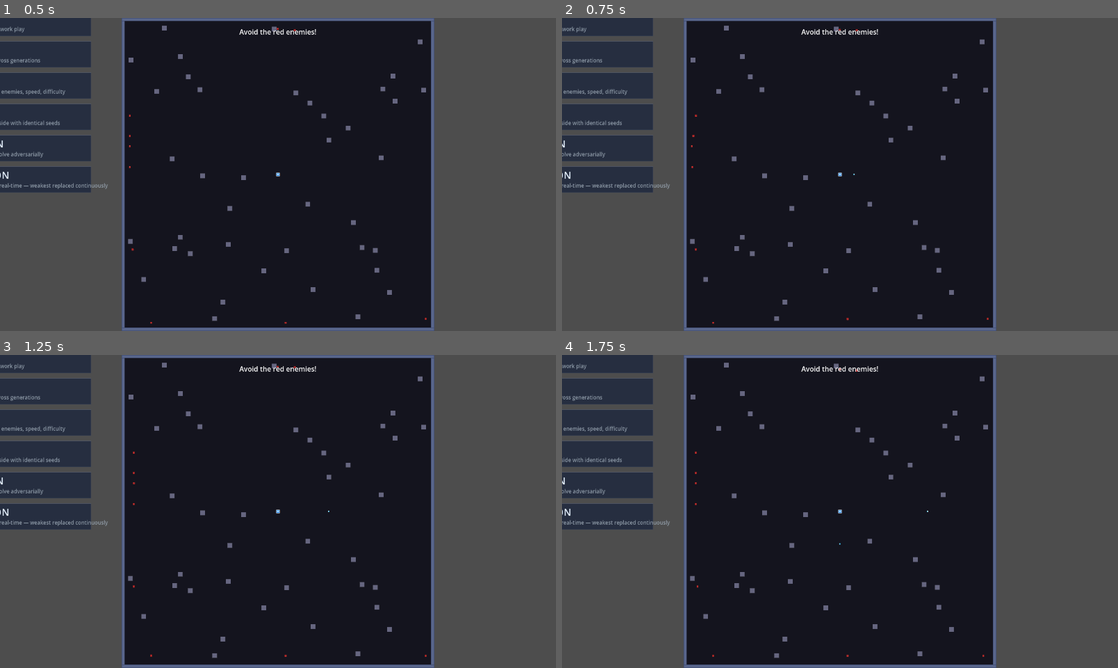
Above: before the commit, frames 1-4 (two rows, left to right).
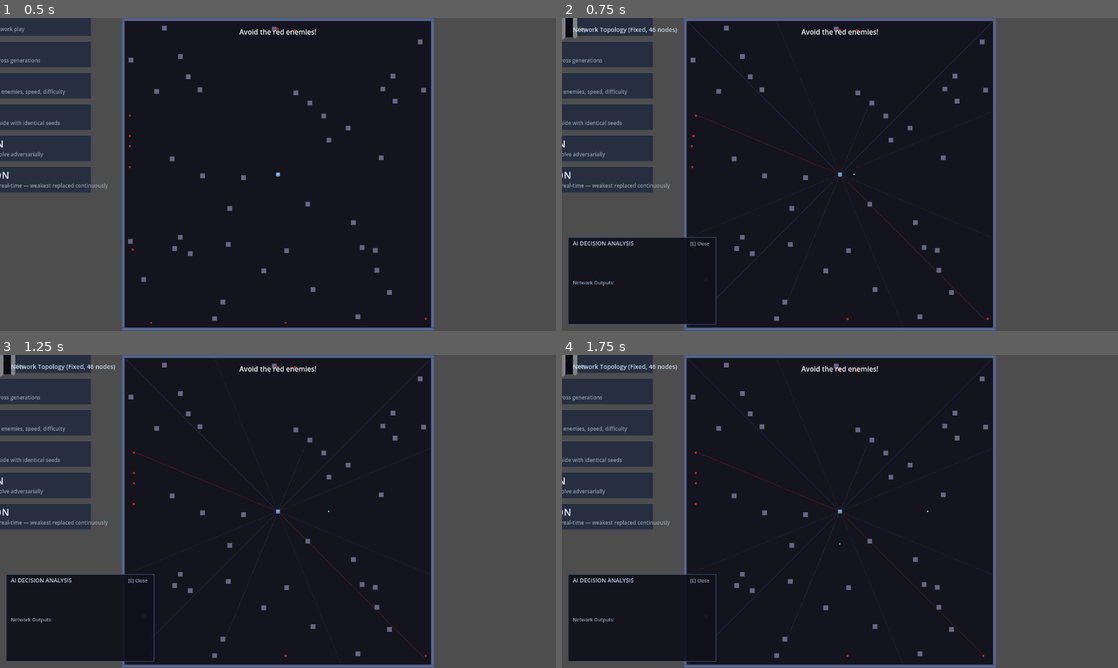
Above: after the commit, the same moments.

Repository: aryavolkan/evolve
Game: Godot game, scene res://main.tscn
Two runs of this game, one before a commit and one after it. Both use one fixed random seed, a clock stepped at 60 frames per second and the inputs below.
Inputs (mouse positions are in pixels of both pictures, inside the frame that each line leads up to):
- Up to frame 1 (0.5 s): no input
- Up to frame 2 (0.75 s): tap Enter (ui_accept) at 0.5 s; move the mouse to (962, 158) at 0.52 s; hold D (shoot_right) from 0.53 s (still down); hold E from 0.53 s (still down); click (962, 158) at 0.67 s
- Up to frame 3 (1.25 s): keep holding D (shoot_right); keep holding E; tap Enter (ui_accept) at 0.77 s
- Up to frame 4 (1.75 s): move the mouse to (728, 527) at 1.27 s; release D (shoot_right) at 1.28 s; release E at 1.28 s; hold S (shoot_down) from 1.28 s (still down); tap E at 1.35 s; click (728, 527) at 1.42 s; tap Enter (ui_accept) at 1.52 s

Frame 1 is identical in both runs. In frame 2, 6.7% of the frame differs, in the area x 0-78%, y 0-99%; in frame 3, 6.7%; in frame 4, 6.7%.
Error after the commit: Invalid access to property or key 'kind' on a base object of type 'Dictionary'. (res://ui/educational_overlay.gd:135)

Commit message:
feat: add educational mode with AI decision narration overlay
Press E during playback or rtNEAT (with inspected agent) to toggle
annotated AI decision analysis: threat detection, movement intent,
shooting action, active power-ups, and network output bar chart.
Auto-shows sensor rays and network visualizer, highlights most
significant sensor ray.

Co-Authored-By: Claude Opus 4.6 <noreply@anthropic.com>

Diff:
--- a/main.gd
+++ b/main.gd
@@ -28,6 +28,7 @@
 var sandbox_panel: Control = null
 var comparison_panel: Control = null
 var network_visualizer: Control = null
+var educational_overlay: Control = null
 var game_started: bool = false  # False until player selects mode from title screen
 
 # Bonus points - kills/powerups dominate, survival is minor
@@ -334,6 +335,14 @@
 	network_visualizer.set_anchors_preset(Control.PRESET_FULL_RECT)
 	network_visualizer.visible = false
 
+	# Educational overlay
+	var EduOverlayScript = preload("res://ui/educational_overlay.gd")
+	educational_overlay = EduOverlayScript.new()
+	educational_overlay.name = "EducationalOverlay"
+	$CanvasLayer/UI.add_child(educational_overlay)
+	educational_overlay.set_anchors_preset(Control.PRESET_FULL_RECT)
+	educational_overlay.visible = false
+
 
 func show_title_screen() -> void:
 	## Show title screen and pause game.
@@ -502,6 +511,23 @@
 				network_visualizer.set_fixed_network(net)
 
 
+func _toggle_educational_mode() -> void:
+	## Toggle the educational narration overlay.
+	if not educational_overlay:
+		return
+	educational_overlay.visible = not educational_overlay.visible
+	if educational_overlay.visible:
+		# Auto-show sensor visualizer and network visualizer
+		if sensor_visualizer and not sensor_visualizer.enabled:
+			sensor_visualizer.toggle()
+		if network_visualizer and not network_visualizer.visible:
+			_toggle_network_visualizer()
+	else:
+		# Clear ray highlighting when disabling
+		if sensor_visualizer:
+			sensor_visualizer.highlighted_ray = -1
+
+
 func _start_auto_training() -> void:
 	## Start training automatically (for headless sweep runs)
 	if training_manager:
@@ -571,6 +597,29 @@
 	if network_visualizer and Input.is_physical_key_pressed(KEY_N):
 		if _key_just_pressed("net_viz"):
 			_toggle_network_visualizer()
+
+	# Educational mode toggle (E key)
+	if educational_overlay and Input.is_physical_key_pressed(KEY_E):
+		if _key_just_pressed("edu_mode"):
+			_toggle_educational_mode()
+
+	# Feed data to educational overlay each frame when visible
+	if educational_overlay and educational_overlay.visible and training_manager:
+		var controller = null
+		var sensor = null
+		var mode = training_manager.get_mode()
+		if mode == training_manager.Mode.PLAYBACK and training_manager.ai_controller:
+			controller = training_manager.ai_controller
+			sensor = training_manager.ai_controller.sensor
+		elif mode == training_manager.Mode.RTNEAT and training_manager.rtneat_mgr:
+			var idx: int = training_manager.rtneat_mgr.inspected_agent_index
+			if idx >= 0 and idx < training_manager.rtneat_mgr.controllers.size():
+				controller = training_manager.rtneat_mgr.controllers[idx]
+				sensor = training_manager.rtneat_mgr.sensors[idx]
+		if controller:
+			educational_overlay.update_from_controller(controller, sensor)
+			if sensor_visualizer:
+				sensor_visualizer.highlighted_ray = educational_overlay.get_highlight_ray()
 
 	if game_over:
 		if entering_name:
@@ -1474,7 +1523,7 @@
 		]
 		ai_status_label.add_theme_color_override("font_color", Color.ORANGE)
 	elif mode_str == "PLAYBACK":
-		ai_status_label.text = "PLAYBACK | Watching best AI\n[P]=Stop [H]=Human [V]=Sensors [N]=Network"
+		ai_status_label.text = "PLAYBACK | Watching best AI\n[P]=Stop [H]=Human [V]=Sensors [N]=Network [E]=Educate"
 		ai_status_label.add_theme_color_override("font_color", Color.CYAN)
 	elif mode_str == "GENERATION_PLAYBACK":
 		ai_status_label.text = "GENERATION %d/%d\n[SPACE]=Next [G]=Restart [H]=Human" % [
--- /dev/null
+++ b/test/test_educational.gd
@@ -0,0 +1,109 @@
+extends "res://test/test_base.gd"
+
+## Tests for ui/educational_overlay.gd
+
+var OverlayScript = preload("res://ui/educational_overlay.gd")
+
+
+func _run_tests() -> void:
+	print("\n[Educational Overlay Tests]")
+
+	_test("creates_without_error", func():
+		var overlay = OverlayScript.new()
+		assert_not_null(overlay)
+		overlay.free()
+	)
+
+	_test("starts_hidden_after_ready", func():
+		var overlay = OverlayScript.new()
+		# Simulate _ready() which sets visible = false
+		overlay._ready()
+		assert_false(overlay.visible, "Should be hidden after _ready")
+		overlay.free()
+	)
+
+	_test("analyze_threats_detects_enemy", func():
+		var overlay = OverlayScript.new()
+		# Build synthetic inputs: 86 values, all zero
+		var inputs := PackedFloat32Array()
+		inputs.resize(86)
+		inputs.fill(0.0)
+		# Ray 5: enemy at 70% proximity, queen type (1.0)
+		var base := 5 * 5  # ray 5 * INPUTS_PER_RAY
+		inputs[base] = 0.7      # enemy_dist
+		inputs[base + 1] = 1.0  # enemy_type (queen)
+		var result: Dictionary = overlay._analyze_threats(inputs)
+		assert_eq(result.ray_index, 5, "Should detect ray 5")
+		assert_eq(result.kind, "enemy", "Should be enemy kind")
+		assert_approx(result.dist_value, 0.7, 0.01, "Distance should be 0.7")
+		assert_approx(result.type_value, 1.0, 0.01, "Type should be 1.0 (queen)")
+		overlay.free()
+	)
+
+	_test("analyze_threats_detects_powerup_when_no_enemy", func():
+		var overlay = OverlayScript.new()
+		var inputs := PackedFloat32Array()
+		inputs.resize(86)
+		inputs.fill(0.0)
+		# Ray 10: powerup at 60% proximity
+		var base := 10 * 5
+		inputs[base + 3] = 0.6  # powerup_dist
+		var result: Dictionary = overlay._analyze_threats(inputs)
+		assert_eq(result.ray_index, 10, "Should detect ray 10")
+		assert_eq(result.kind, "powerup", "Should be powerup kind")
+		assert_approx(result.dist_value, 0.6, 0.01)
+		overlay.free()
+	)
+
+	_test("analyze_threats_returns_none_for_empty", func():
+		var overlay = OverlayScript.new()
+		var inputs := PackedFloat32Array()
+		inputs.resize(86)
+		inputs.fill(0.0)
+		var result: Dictionary = overlay._analyze_threats(inputs)
+		assert_eq(result.kind, "none", "Should be none when no detections")
+		assert_eq(result.ray_index, -1, "Ray index should be -1")
+		overlay.free()
+	)
+
+	_test("describe_shooting_fires_strongest", func():
+		var overlay = OverlayScript.new()
+		# outputs: [move_x, move_y, shoot_up, shoot_down, shoot_left, shoot_right]
+		var outputs := PackedFloat32Array([0.0, 0.0, 0.1, 0.85, 0.2, 0.05])
+		var text: String = overlay._describe_shooting(outputs)
+		assert_true(text.contains("DOWN"), "Should mention DOWN direction")
+		assert_true(text.contains("0.85"), "Should mention output value")
+		overlay.free()
+	)
+
+	_test("describe_shooting_no_fire_below_threshold", func():
+		var overlay = OverlayScript.new()
+		var outputs := PackedFloat32Array([0.0, 0.0, -0.5, -0.3, -0.8, -0.1])
+		var text: String = overlay._describe_shooting(outputs)
+		assert_eq(text, "Not shooting", "All negative outputs should mean no shooting")
+		overlay.free()
+	)
+
+	_test("describe_state_shows_invincible", func():
+		var overlay = OverlayScript.new()
+		var inputs := PackedFloat32Array()
+		inputs.resize(86)
+		inputs.fill(0.0)
+		inputs[82] = 1.0  # PLAYER_STATE_OFFSET + 2 = invincible
+		var text: String = overlay._describe_state(inputs)
+		assert_true(text.contains("INVINCIBLE"), "Should show INVINCIBLE state")
+		overlay.free()
+	)
+
+	_test("describe_state_shows_multiple", func():
+		var overlay = OverlayScript.new()
+		var inputs := PackedFloat32Array()
+		inputs.resize(86)
+		inputs.fill(0.0)
+		inputs[82] = 1.0  # invincible
+		inputs[83] = 1.0  # speed boost
+		var text: String = overlay._describe_state(inputs)
+		assert_true(text.contains("INVINCIBLE"), "Should show INVINCIBLE")
+		assert_true(text.contains("SPEED BOOST"), "Should show SPEED BOOST")
+		overlay.free()
+	)
--- a/test/test_runner.gd
+++ b/test/test_runner.gd
@@ -78,6 +78,7 @@
 		preload("res://test/test_training_config.gd"),
 		preload("res://test/test_arena_pool.gd"),
 		preload("res://test/test_rtneat.gd"),
+		preload("res://test/test_educational.gd"),
 	]
 
 	for suite_script in test_suites:
--- /dev/null
+++ b/ui/educational_overlay.gd
@@ -0,0 +1,325 @@
+extends Control
+
+## Educational mode overlay: narrates AI decisions in plain text.
+## Shows threat detection, movement intent, shooting action, and active power-ups.
+## Includes a horizontal bar chart of the 6 network outputs.
+##
+## Toggle with E key during playback or rtNEAT (with inspected agent).
+
+# Panel dimensions
+const PANEL_WIDTH: float = 340.0
+const PANEL_HEIGHT: float = 200.0
+const PANEL_MARGIN: float = 15.0
+
+# Colors
+const BG_COLOR := Color(0.06, 0.06, 0.1, 0.92)
+const BORDER_COLOR := Color(0.3, 0.4, 0.6, 0.8)
+const THREAT_COLOR := Color(1.0, 0.3, 0.3, 1.0)
+const MOVE_COLOR := Color(0.4, 0.6, 1.0, 1.0)
+const SHOOT_COLOR := Color(1.0, 0.7, 0.2, 1.0)
+const STATE_COLOR := Color(0.3, 1.0, 0.5, 1.0)
+const HEADER_COLOR := Color(0.8, 0.85, 0.95, 1.0)
+const BAR_POS_COLOR := Color(0.3, 0.5, 1.0, 0.8)
+const BAR_NEG_COLOR := Color(1.0, 0.3, 0.3, 0.8)
+const LABEL_COLOR := Color(0.6, 0.65, 0.75, 1.0)
+
+# Sensor constants (mirror ai/sensor.gd)
+const NUM_RAYS: int = 16
+const INPUTS_PER_RAY: int = 5
+const PLAYER_STATE_OFFSET: int = 80  # NUM_RAYS * INPUTS_PER_RAY
+
+# Output labels
+const OUTPUT_LABELS: PackedStringArray = ["MX", "MY", "SU", "SD", "SL", "SR"]
+const SHOOT_DIR_NAMES: PackedStringArray = ["UP", "DOWN", "LEFT", "RIGHT"]
+
+# Enemy type names by encoded value ranges
+const ENEMY_TYPES: Array = [
+	{"min": 0.0, "max": 0.25, "name": "Pawn"},
+	{"min": 0.25, "max": 0.5, "name": "Knight"},
+	{"min": 0.5, "max": 0.7, "name": "Bishop"},
+	{"min": 0.7, "max": 0.9, "name": "Rook"},
+	{"min": 0.9, "max": 1.1, "name": "Queen"},
+]
+
+# Throttle redraws
+var _redraw_timer: float = 0.0
+const REDRAW_INTERVAL: float = 0.1
+
+# Cached analysis results
+var _threat_info: Dictionary = {}
+var _move_text: String = ""
+var _shoot_text: String = ""
+var _state_text: String = ""
+var _outputs: PackedFloat32Array = PackedFloat32Array()
+var _highlight_ray: int = -1
+
+# Font
+var _font: Font = null
+const FONT_SIZE: int = 13
+const SMALL_FONT_SIZE: int = 11
+
+
+func _ready() -> void:
+	mouse_filter = Control.MOUSE_FILTER_IGNORE
+	visible = false
+	_font = ThemeDB.fallback_font
+
+
+func _process(delta: float) -> void:
+	if not visible:
+		return
+	_redraw_timer += delta
+	if _redraw_timer >= REDRAW_INTERVAL:
+		_redraw_timer = 0.0
+		queue_redraw()
+
+
+func update_from_controller(ai_controller, sensor) -> void:
+	## Read inputs/outputs from the AI controller and generate narration.
+	if not ai_controller or not sensor:
+		return
+
+	var inputs: PackedFloat32Array = ai_controller.get_inputs()
+	_outputs = ai_controller.get_outputs()
+
+	if inputs.size() < PLAYER_STATE_OFFSET + 6 or _outputs.size() < 6:
+		return
+
+	_threat_info = _analyze_threats(inputs)
+	_highlight_ray = _threat_info.get("ray_index", -1)
+	_move_text = _describe_movement(_outputs, _threat_info)
+	_shoot_text = _describe_shooting(_outputs)
+	_state_text = _describe_state(inputs)
+
+
+func get_highlight_ray() -> int:
+	return _highlight_ray
+
+
+# ============================================================
+# Analysis methods (pure, testable)
+# ============================================================
+
+func _analyze_threats(inputs: PackedFloat32Array) -> Dictionary:
+	## Scan 16 rays and return info about the most significant detection.
+	## Priority: enemy > powerup > wall > none.
+	## Enemy significance = distance_value * type_weight.
+	var best: Dictionary = {"ray_index": -1, "kind": "none", "dist_value": 0.0, "type_value": 0.0}
+	var best_score: float = 0.0
+
+	for i in NUM_RAYS:
+		var base_idx: int = i * INPUTS_PER_RAY
+		var enemy_dist: float = inputs[base_idx]
+		var enemy_type: float = inputs[base_idx + 1]
+		var powerup_dist: float = inputs[base_idx + 3]
+
+		# Enemy significance: proximity × type weight (queen=1.0 scores highest)
+		if enemy_dist > 0.01:
+			var score: float = enemy_dist * maxf(enemy_type, 0.2)
+			if score > best_score or best.kind != "enemy":
+				if best.kind != "enemy" or score > best_score:
+					best_score = score
+					best = {"ray_index": i, "kind": "enemy", "dist_value": enemy_dist, "type_value": enemy_type}
+
+		# Powerup only if no enemy found yet
+		if powerup_dist > 0.01 and best.kind != "enemy":
+			if powerup_dist > best_score or best.kind == "none":
+				best_score = powerup_dist
+				best = {"ray_index": i, "kind": "powerup", "dist_value": powerup_dist, "type_value": 0.0}
+
+	return best
+
+
+func _describe_threat(info: Dictionary) -> String:
+	## Generate human-readable threat description.
+	if info.kind == "none":
+		return "No threats detected"
+
+	if info.kind == "powerup":
+		var pct: int = int(info.dist_value * 100)
+		return "Power-up detected at %d%% proximity (Ray %d)" % [pct, info.ray_index]
+
+	# Enemy
+	var type_name: String = _get_enemy_type_name(info.type_value)
+	var pct: int = int(info.dist_value * 100)
+	return "Detecting %s at %d%% proximity (Ray %d)" % [type_name, pct, info.ray_index]
+
+
+func _describe_movement(outputs: PackedFloat32Array, threat_info: Dictionary) -> String:
+	## Describe movement direction and intent.
+	if outputs.size() < 2:
+		return "No movement data"
+
+	var mx: float = outputs[0]
+	var my: float = outputs[1]
+	var move_vec := Vector2(mx, my)
+
+	if move_vec.length() < 0.05:
+		return "Standing still"
+
+	var dir_name: String = _direction_name(move_vec)
+
+	# Determine context: evading threat or approaching powerup
+	if threat_info.kind == "enemy" and threat_info.ray_index >= 0:
+		var ray_angle: float = (float(threat_info.ray_index) / NUM_RAYS) * TAU
+		var ray_dir := Vector2(cos(ray_angle), sin(ray_angle))
+		var dot: float = move_vec.normalized().dot(ray_dir)
+		if dot < -0.3:
+			return "Moving %s (evading threat)" % dir_name
+		elif dot > 0.3:
+			return "Moving %s (toward threat!)" % dir_name
+
+	if threat_info.kind == "powerup" and threat_info.ray_index >= 0:
+		var ray_angle: float = (float(threat_info.ray_index) / NUM_RAYS) * TAU
+		var ray_dir := Vector2(cos(ray_angle), sin(ray_angle))
+		var dot: float = move_vec.normalized().dot(ray_dir)
+		if dot > 0.3:
+			return "Moving %s (toward power-up)" % dir_name
+
+	return "Moving %s" % dir_name
+
+
+func _describe_shooting(outputs: PackedFloat32Array) -> String:
+	## Describe which direction the AI is shooting, if any.
+	if outputs.size() < 6:
+		return "No shooting data"
+
+	var best_val: float = 0.0
+	var best_idx: int = -1
+
+	for i in 4:
+		var val: float = outputs[i + 2]  # Shoot outputs start at index 2
+		if val > best_val:
+			best_val = val
+			best_idx = i
+
+	if best_idx < 0 or best_val <= 0.0:
+		return "Not shooting"
+
+	return "Firing %s (output: %.2f)" % [SHOOT_DIR_NAMES[best_idx], best_val]
+
+
+func _describe_state(inputs: PackedFloat32Array) -> String:
+	## Describe active power-up states from player state inputs.
+	## Indices 80-85: vel_x, vel_y, invincible, speed_boost, can_shoot, shield
+	if inputs.size() < PLAYER_STATE_OFFSET + 6:
+		return ""
+
+	var states: PackedStringArray = PackedStringArray()
+
+	if inputs[PLAYER_STATE_OFFSET + 2] > 0.5:
+		states.append("INVINCIBLE")
+	if inputs[PLAYER_STATE_OFFSET + 3] > 0.5:
+		states.append("SPEED BOOST")
+	if inputs[PLAYER_STATE_OFFSET + 5] > 0.5:
+		states.append("SHIELD")
+
+	if states.size() == 0:
+		return "No active power-ups"
+
+	return " | ".join(states)
+
+
+# ============================================================
+# Helpers
+# ============================================================
+
+func _get_enemy_type_name(type_value: float) -> String:
+	for entry in ENEMY_TYPES:
+		if type_value >= entry.min and type_value < entry.max:
+			return entry.name
+	return "Queen"  # Fallback for 1.0
+
+
+func _direction_name(vec: Vector2) -> String:
+	## Convert a movement vector to a human-readable direction name.
+	var angle: float = vec.angle()
+	# Normalize to 0..TAU
+	if angle < 0:
+		angle += TAU
+
+	# 8 cardinal directions (each 45 degrees = PI/4)
+	var sector: int = int(round(angle / (TAU / 8))) % 8
+	var names: PackedStringArray = ["RIGHT", "DOWN-RIGHT", "DOWN", "DOWN-LEFT", "LEFT", "UP-LEFT", "UP", "UP-RIGHT"]
+	return names[sector]
+
+
+# ============================================================
+# Drawing
+# ============================================================
+
+func _draw() -> void:
+	if not visible or not _font:
+		return
+
+	var vp_size: Vector2 = get_viewport_rect().size
+	var panel_pos := Vector2(PANEL_MARGIN, vp_size.y - PANEL_HEIGHT - PANEL_MARGIN)
+
+	# Background
+	var bg_rect := Rect2(panel_pos, Vector2(PANEL_WIDTH, PANEL_HEIGHT))
+	draw_rect(bg_rect, BG_COLOR)
+	draw_rect(bg_rect, BORDER_COLOR, false, 1.0)
+
+	var x: float = panel_pos.x + 10.0
+	var y: float = panel_pos.y + 18.0
+	var line_h: float = 16.0
+
+	# Header
+	draw_string(_font, Vector2(x, y), "AI DECISION ANALYSIS", HORIZONTAL_ALIGNMENT_LEFT, -1, FONT_SIZE, HEADER_COLOR)
+	draw_string(_font, Vector2(panel_pos.x + PANEL_WIDTH - 60, y), "[E] Close", HORIZONTAL_ALIGNMENT_LEFT, -1, SMALL_FONT_SIZE, LABEL_COLOR)
+	y += line_h + 4.0
+
+	# Threat line
+	var threat_text: String = _describe_threat(_threat_info)
+	draw_string(_font, Vector2(x, y), threat_text, HORIZONTAL_ALIGNMENT_LEFT, PANEL_WIDTH - 20, FONT_SIZE, THREAT_COLOR)
+	y += line_h
+
+	# Movement line
+	draw_string(_font, Vector2(x, y), _move_text, HORIZONTAL_ALIGNMENT_LEFT, PANEL_WIDTH - 20, FONT_SIZE, MOVE_COLOR)
+	y += line_h
+
+	# Shooting line
+	draw_string(_font, Vector2(x, y), _shoot_text, HORIZONTAL_ALIGNMENT_LEFT, PANEL_WIDTH - 20, FONT_SIZE, SHOOT_COLOR)
+	y += line_h
+
+	# State line
+	draw_string(_font, Vector2(x, y), _state_text, HORIZONTAL_ALIGNMENT_LEFT, PANEL_WIDTH - 20, FONT_SIZE, STATE_COLOR)
+	y += line_h + 6.0
+
+	# Output bar chart
+	draw_string(_font, Vector2(x, y), "Network Outputs:", HORIZONTAL_ALIGNMENT_LEFT, -1, SMALL_FONT_SIZE, LABEL_COLOR)
+	y += 14.0
+
+	if _outputs.size() >= 6:
+		_draw_output_bars(Vector2(x, y), PANEL_WIDTH - 20.0)
+
+
+func _draw_output_bars(pos: Vector2, total_width: float) -> void:
+	## Draw horizontal bar chart for 6 output values.
+	var bar_count: int = 6
+	var bar_width: float = total_width / bar_count
+	var bar_height: float = 28.0
+	var center_y: float = pos.y + bar_height / 2.0
+
+	for i in bar_count:
+		var bx: float = pos.x + i * bar_width
+		var val: float = clampf(_outputs[i], -1.0, 1.0)
+
+		# Label above
+		draw_string(_font, Vector2(bx + 4, pos.y - 2), OUTPUT_LABELS[i], HORIZONTAL_ALIGNMENT_LEFT, -1, SMALL_FONT_SIZE, LABEL_COLOR)
+
+		# Bar background
+		draw_rect(Rect2(bx + 2, pos.y, bar_width - 4, bar_height), Color(0.15, 0.15, 0.2, 0.6))
+
+		# Center line
+		draw_line(Vector2(bx + 2, center_y), Vector2(bx + bar_width - 2, center_y), Color(0.4, 0.4, 0.5, 0.5), 1.0)
+
+		# Value bar (from center, positive=up/blue, negative=down/red)
+		var bar_max_extent: float = bar_height / 2.0 - 2.0
+		var extent: float = absf(val) * bar_max_extent
+		var color: Color = BAR_POS_COLOR if val >= 0 else BAR_NEG_COLOR
+
+		if val >= 0:
+			draw_rect(Rect2(bx + 4, center_y - extent, bar_width - 8, extent), color)
+		else:
+			draw_rect(Rect2(bx + 4, center_y, bar_width - 8, extent), color)
--- a/ui/sensor_visualizer.gd
+++ b/ui/sensor_visualizer.gd
@@ -13,6 +13,7 @@
 var enabled: bool = false
 var sensor: RefCounted = null  # ai/sensor.gd instance
 var player: CharacterBody2D = null
+var highlighted_ray: int = -1  # Ray index to highlight (-1 = none)
 
 # Colors
 const COLOR_ENEMY := Color(1.0, 0.2, 0.2, 0.7)
@@ -91,6 +92,9 @@
 
 		var end_pos: Vector2 = player_pos + ray_dir * draw_length
 		var width: float = 2.0 if (enemy_dist_val > 0.01 or powerup_dist_val > 0.01) else 1.0
+		if i == highlighted_ray:
+			width = maxf(width, 3.0)
+			color.a = minf(color.a + 0.3, 1.0)
 		draw_line(player_pos, end_pos, color, width, true)
 
 		# Draw a small dot at detection point for enemies and powerups
Not shown, changed: CLAUDE.md
